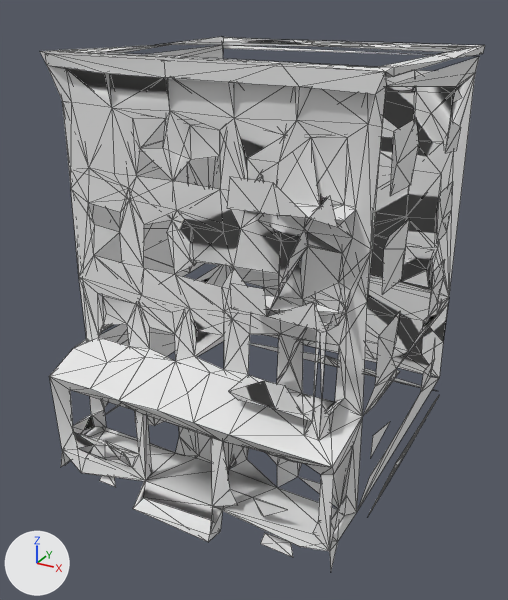
A saved change to the glTF model models/ruin_boarded.glb.
One viewpoint serves both versions: a 50 mm camera at (1.53, -2.88, 2.21) aimed at (0.0, -0.1, 0.82). Lighting does not change. The marker at lower left points along +X, +Y and +Z. The picture after the commit comes second. Mesh edges are drawn as thin lines. Vertices at exactly the same position are counted once.

Script lines for the objects in view, before the commit:
```python
me_mesh_0 = bpy.data.meshes.new('Mesh_0')
me_mesh_0.from_pydata(...)  # 732 vertices, 1602 faces; spans x -0.76..0.76, y -0.88..0.88, z 0.0..1.98
me_mesh_0.materials.append(mat_material_0)  # its picture is missing
ob_mesh_0 = bpy.data.objects.new('Mesh_0', me_mesh_0)
ob_mesh_0.location = (0.0, 0.0, 0.0)
```
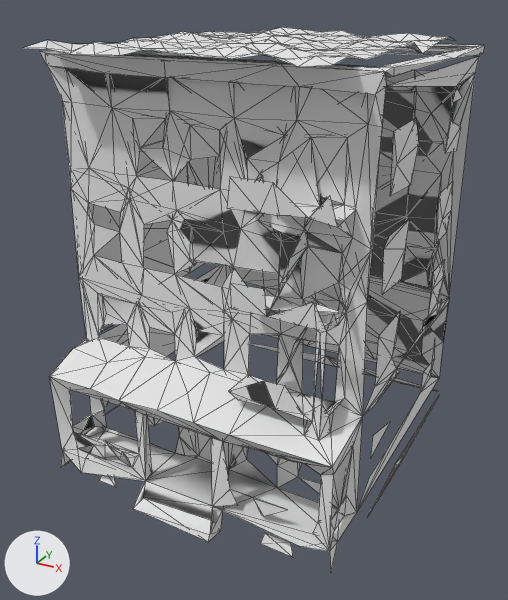
Pixel boxes [x1, y1, x2, y2] of what changed, in the pictures (508 x 600 px):
'Mesh_0', reshaped
    before: [40, 37, 485, 570]
    after: [25, 27, 485, 570]
part 1 of me_mesh_0, added
    after: [25, 27, 455, 67]

The change, as a list of edits to the scene's bpy script:
```text
Change me_mesh_0:
    used by ob_mesh_0; location = (0.0, 0.0, 0.0)
    remove me_mesh_0.from_pydata(...)  # 732 vertices, 1602 faces; spans x -0.76..0.76, y -0.88..0.88, z 0.0..1.98
    add me_mesh_0.from_pydata(...)  # 876 vertices, 1844 faces; spans x -0.76..0.76, y -0.88..0.88, z 0.0..2.03
    me_mesh_0 part 1: a new loose piece of 144 vertices spanning x -0.68..0.64, y -0.74..0.79, z 1.97..2.03, in mat_material_0 (its picture is missing)
```
